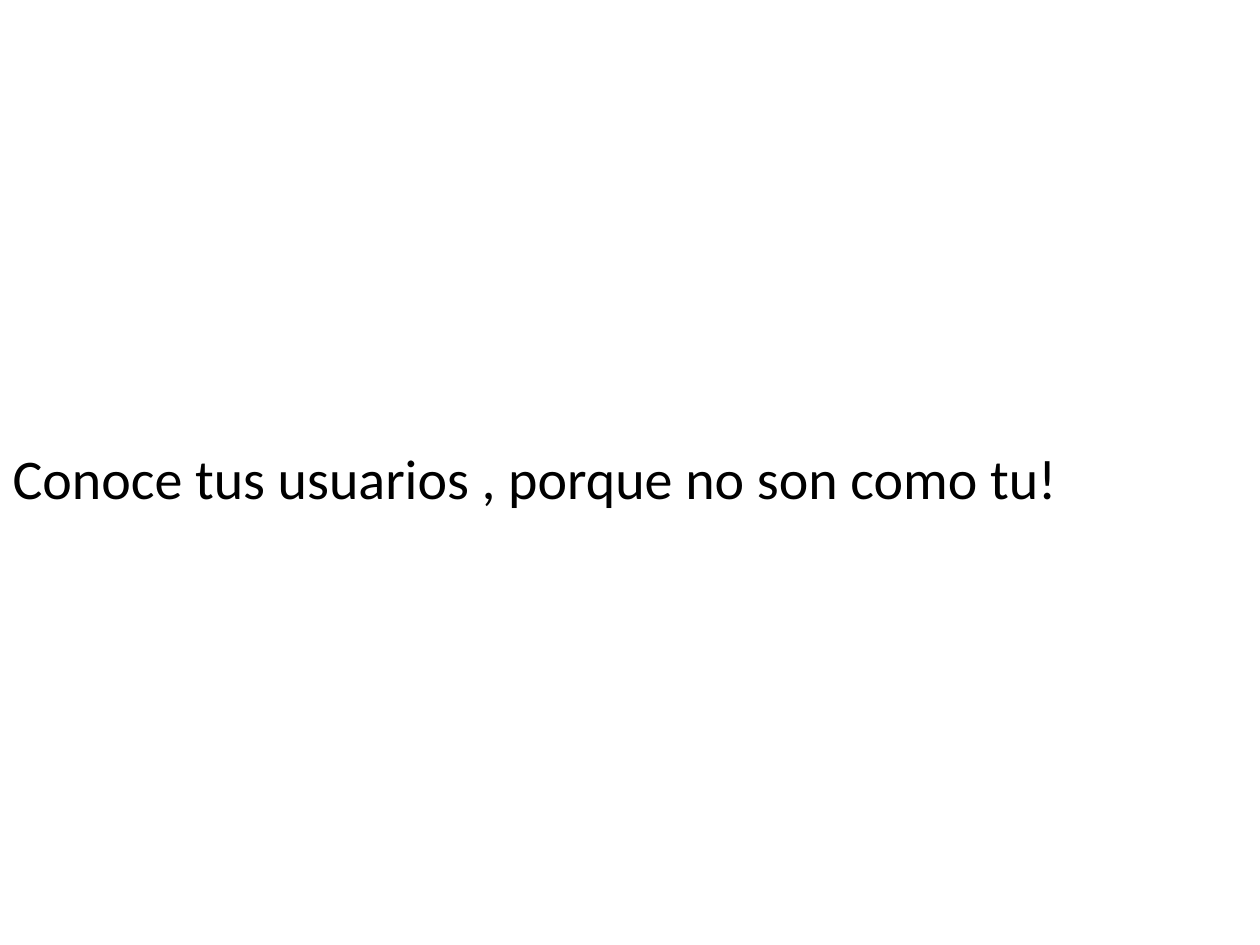
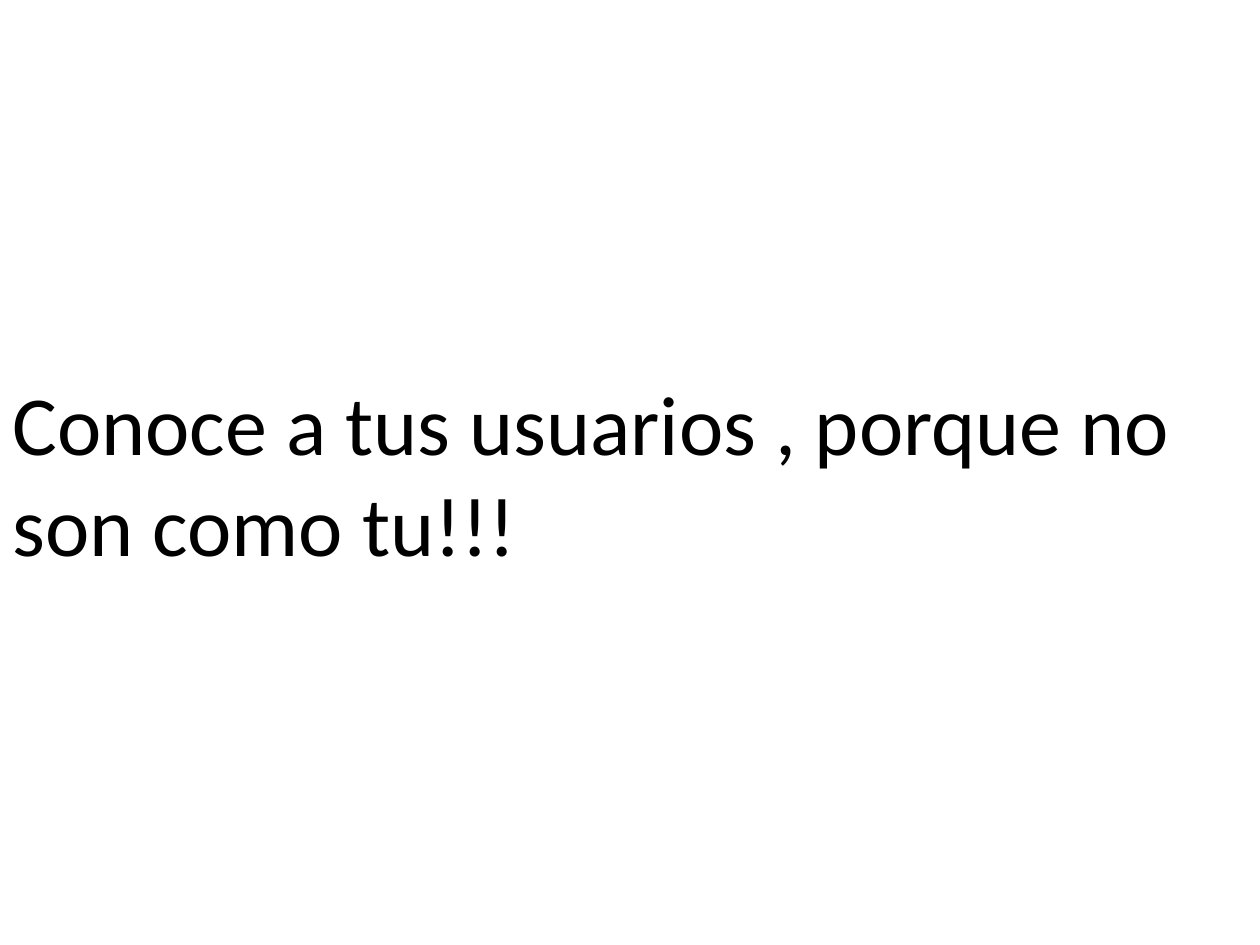
Before and after one commit to holtlanf999/designing-interfaces, a slide deck: slide 9 of UI to User.pptx (slide 8 before the commit). Drawn at 1260x945 pixels with LibreOffice and Linux fonts; fonts in the diff are those of the drawing. Boxes give left, top, right and bottom in pixels: in the first picture for what was removed or moved away, otherwise in the second. Text is boxed around its words. In the diff, an @@ line names an element or a change of style, - is before the commit and + after.

```diff
--- a/UI to User.pptx
+++ b/UI to User.pptx
@@ text at bbox=[13, 397, 1168, 557]: text changed; size 32 to 48 pt @@
-Conoce tus usuarios , porque no son como tu!
+Conoce a tus usuarios , porque no son como tu!!!
```
Also in this commit, not shown: 9 other slides changed, 11 slides added, 7 slides removed.
